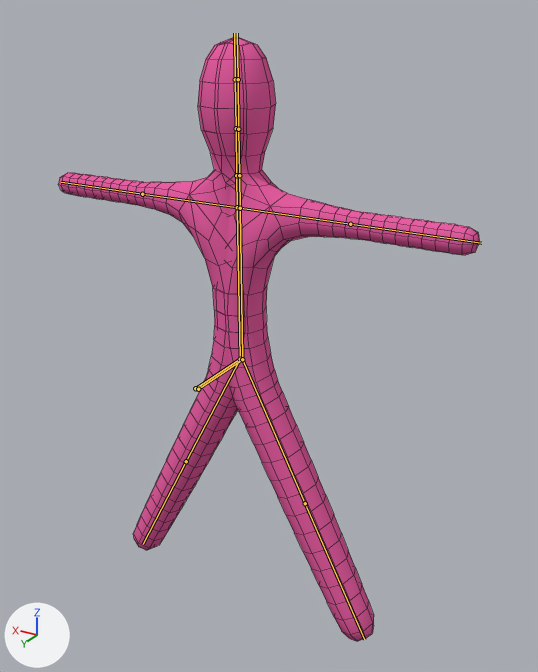
Before and after pictures for a commit that changed the Blender file models/stick2.blend.
Camera for both pictures: a 50 mm lens placed at (-4.99, 7.6, 3.21), pointed at (-0.24, -0.32, -0.75). The axes (+X, +Y, +Z) are drawn at lower left. The lights are the same throughout. The bones that bend it are drawn over the model as lines. Mesh edges are drawn as thin lines.
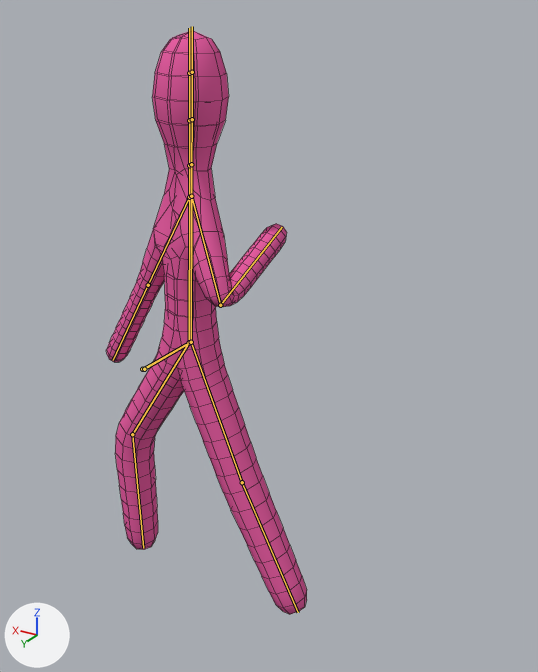
The newer file adds an action. The first version stands in its rest pose; the second is drawn at frame 12 of the action 'two step'.

Boxes (x1, y1, x2, y2) around the edits, measured in the pictures (538 x 672 px):
```json
{"object": "Cube", "change": "posed", "before": [59, 37, 480, 642], "after": [106, 30, 307, 614], "on screen": "52% narrower"}
{"bone": "Bone", "before": "(195, 388) to (240, 359)", "after": "(142, 369) to (189, 342)"}
{"bone": "Bone.00", "before": "(240, 359) to (237, 207)", "after": "(189, 342) to (189, 197)"}
{"bone": "Bone.04", "before": "(237, 207) to (142, 194)", "after": "(189, 197) to (148, 285)"}
{"bone": "Bone.05", "before": "(240, 359) to (186, 461)", "after": "(189, 342) to (132, 434)"}
{"bone": "Bone.03", "before": "(186, 461) to (143, 544)", "after": "(132, 434) to (143, 548)"}
{"bone": "Bone.001", "before": "(198, 389) to (242, 359)", "after": "(144, 369) to (191, 342)"}
{"bone": "Bone.09", "before": "(242, 359) to (240, 208)", "after": "(191, 342) to (191, 196)"}
{"bone": "Bone.13", "before": "(240, 208) to (350, 224)", "after": "(191, 196) to (220, 305)"}
{"bone": "Bone.11", "before": "(350, 224) to (481, 243)", "after": "(220, 305) to (282, 227)"}
{"bone": "Bone.14", "before": "(242, 359) to (305, 503)", "after": "(191, 342) to (242, 482)"}
{"bone": "Bone.12", "before": "(305, 503) to (364, 639)", "after": "(242, 482) to (298, 612)"}
```

The change, as JSON lines over the scene's bpy script:
```json
{"block": "bone_bone", "where": "bone_bone = bpy.data.objects['Armature'].pose.bones['Bone']"}
{"op": "set", "path": "bone_bone.location", "old": "(0.0, 0.0, 0.0)", "new": "(-0.84, 0.0, 0.05)"}
{"op": "set", "path": "bone_bone.rotation_quaternion", "old": "(1.0, 0.0, 0.0, 0.0)", "new": "(0.98, 0.0, -0.2, 0.0)", "note": "degrees (0, 0, 0) -> degrees (0, -23, 0)"}
{"block": "bone_bone_00", "where": "bone_bone_00 = bpy.data.objects['Armature'].pose.bones['Bone.00']  # child of 'Bone'"}
{"op": "set", "path": "bone_bone_00.location", "old": "(0.0, 0.0, 0.0)", "new": "(0.0, 0.01, 0.0)"}
{"op": "set", "path": "bone_bone_00.rotation_quaternion", "old": "(1.0, 0.0, 0.0, 0.0)", "new": "(0.974, 0.0, 0.0, 0.227)", "note": "degrees (0, 0, 0) -> degrees (0, 0, 26)"}
{"block": "bone_bone_04", "where": "bone_bone_04 = bpy.data.objects['Armature'].pose.bones['Bone.04']  # child of 'Bone.00'"}
{"op": "set", "path": "bone_bone_04.rotation_quaternion", "old": "(1.0, 0.0, 0.0, 0.0)", "new": "(0.848, -0.527, 0.054, -0.013)", "note": "degrees (0, 0, 0) -> degrees (-64, 4, -4)"}
{"block": "bone_bone_05", "where": "bone_bone_05 = bpy.data.objects['Armature'].pose.bones['Bone.05']  # child of 'Bone'"}
{"op": "set", "path": "bone_bone_05.rotation_quaternion", "old": "(1.0, 0.0, 0.0, 0.0)", "new": "(0.968, 0.114, 0.0, -0.222)", "note": "degrees (0, 0, 0) -> degrees (13, 3, -25)"}
{"block": "bone_bone_03", "where": "bone_bone_03 = bpy.data.objects['Armature'].pose.bones['Bone.03']  # child of 'Bone.05'"}
{"op": "set", "path": "bone_bone_03.rotation_quaternion", "old": "(1.0, 0.0, 0.0, 0.0)", "new": "(0.957, -0.133, 0.0, 0.259)", "note": "degrees (0, 0, 0) -> degrees (-15, 4, 30)"}
{"block": "bone_bone_001", "where": "bone_bone_001 = bpy.data.objects['Armature'].pose.bones['Bone.001']"}
{"op": "set", "path": "bone_bone_001.location", "old": "(0.0, 0.0, 0.0)", "new": "(-0.84, 0.0, 0.07)"}
{"op": "set", "path": "bone_bone_001.rotation_quaternion", "old": "(1.0, 0.0, 0.0, 0.0)", "new": "(0.98, 0.0, -0.2, 0.0)", "note": "degrees (0, 0, 0) -> degrees (0, -23, 0)"}
{"block": "bone_bone_09", "where": "bone_bone_09 = bpy.data.objects['Armature'].pose.bones['Bone.09']  # child of 'Bone.001'"}
{"op": "set", "path": "bone_bone_09.location", "old": "(0.0, 0.0, 0.0)", "new": "(0.0, -0.01, 0.0)"}
{"op": "set", "path": "bone_bone_09.rotation_quaternion", "old": "(1.0, 0.0, 0.0, 0.0)", "new": "(0.974, 0.0, 0.0, 0.227)", "note": "degrees (0, 0, 0) -> degrees (0, 0, 26)"}
{"block": "bone_bone_13", "where": "bone_bone_13 = bpy.data.objects['Armature'].pose.bones['Bone.13']  # child of 'Bone.09'"}
{"op": "set", "path": "bone_bone_13.rotation_quaternion", "old": "(1.0, 0.0, 0.0, 0.0)", "new": "(0.875, -0.443, -0.135, -0.142)", "note": "degrees (0, 0, 0) -> degrees (-52, -21, -8)"}
{"block": "bone_bone_11", "where": "bone_bone_11 = bpy.data.objects['Armature'].pose.bones['Bone.11']  # child of 'Bone.13'"}
{"op": "set", "path": "bone_bone_11.rotation_quaternion", "old": "(1.0, 0.0, 0.0, 0.0)", "new": "(0.211, -0.441, 0.365, 0.792)", "note": "degrees (0, 0, 0) -> degrees (-131, 121, -1)"}
{"block": "bone_bone_14", "where": "bone_bone_14 = bpy.data.objects['Armature'].pose.bones['Bone.14']  # child of 'Bone.001'"}
{"op": "set", "path": "bone_bone_14.rotation_quaternion", "old": "(1.0, 0.0, 0.0, 0.0)", "new": "(0.969, -0.113, 0.0, -0.221)", "note": "degrees (0, 0, 0) -> degrees (-13, -3, -25)"}
{"block": "bone_bone_12", "where": "bone_bone_12 = bpy.data.objects['Armature'].pose.bones['Bone.12']  # child of 'Bone.14'"}
{"op": "set", "path": "bone_bone_12.rotation_quaternion", "old": "(1.0, 0.0, 0.0, 0.0)", "new": "(0.999, 0.017, 0.0, 0.034)", "note": "degrees (0, 0, 0) -> degrees (2, 0, 4)"}
```
